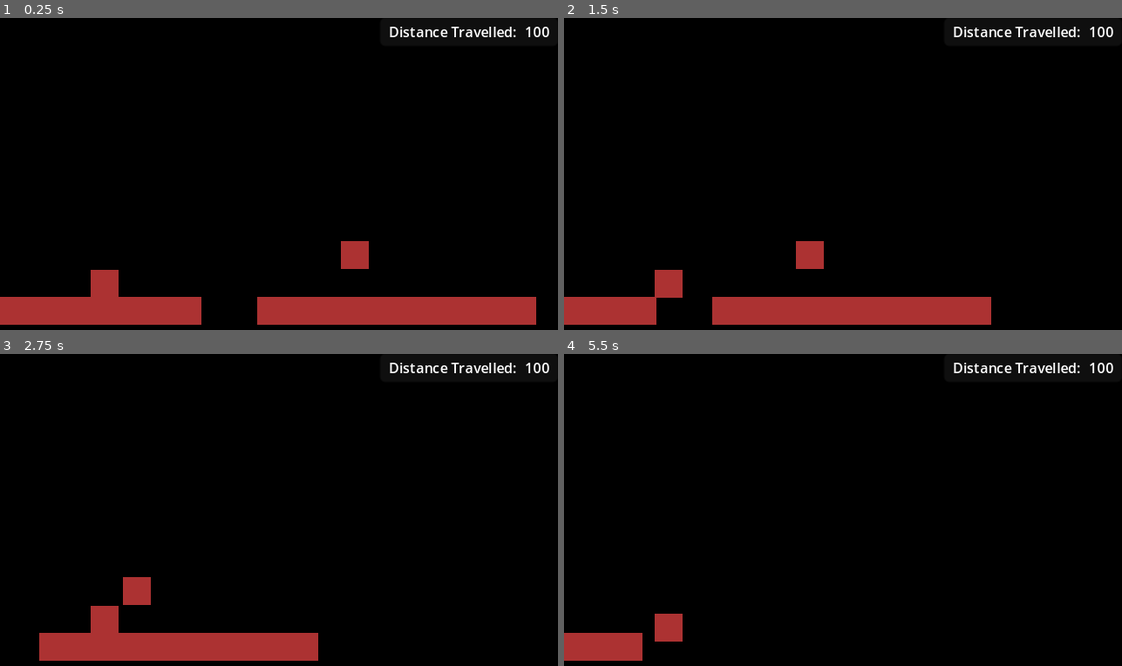
Above: before the commit, frames 1-4 (two rows, left to right).
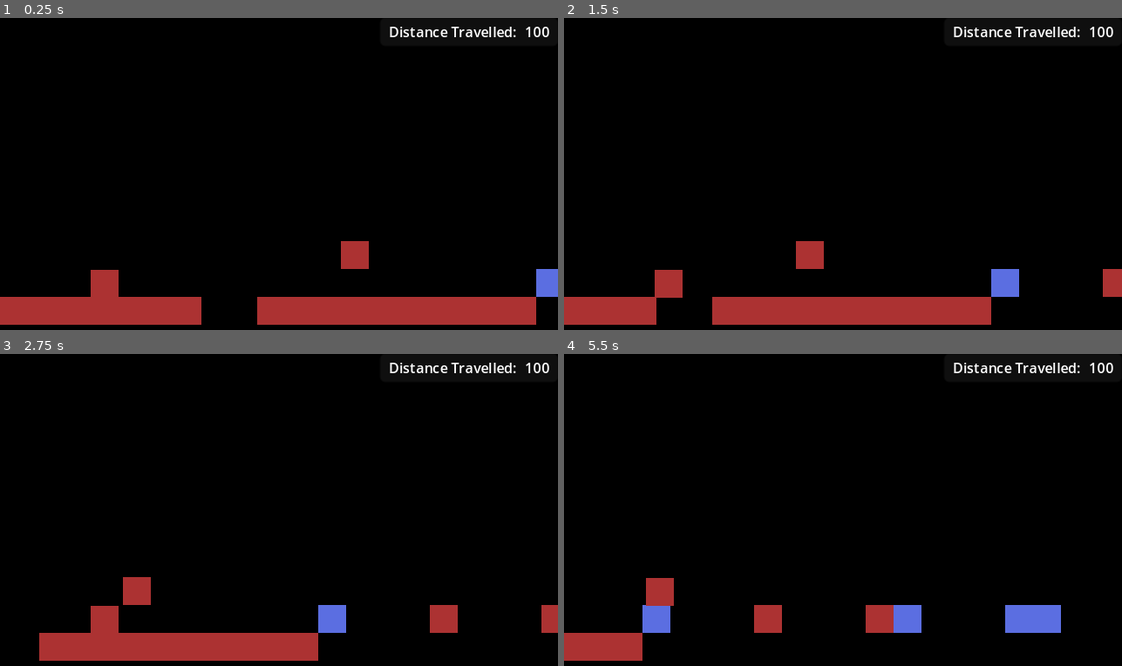
Above: after the commit, the same moments.

Repository: AtlasWongy/pain_dora_the_game
Game: Godot game, scene res://Scenes/main.tscn
Same seed, same stepped clock (60 frames per second), same inputs: the game is played once before the commit and once after it. The engine's default icon, where the game draws it, is replaced by a stand-in: a white triangle on a blue panel in a dark square.
Inputs:
- Up to frame 1 (0.25 s): no input
- Up to frame 2 (1.5 s): tap Enter (ui_accept) at 0.5, 0.77 s; hold Left (change_color) 0.53-1.28 s; hold D (movement_right) from 0.53 s (still down); tap Left (change_color) at 1.35 s
- Up to frame 3 (2.75 s): tap Enter (ui_accept) at 1.52 s; release D (movement_right) at 2.03 s; hold A (movement_left) from 2.03 s (still down); hold Left (change_color) from 2.03 s (still down)
- Up to frame 4 (5.5 s): release A (movement_left) at 2.78 s; release Left (change_color) at 2.78 s; hold D (movement_right) 2.78-4.28 s; tap Left (change_color) at 2.85, 4.35 s; tap Enter (ui_accept) at 3.02, 3.77, 4.52 s; hold Left (change_color) 3.53-4.28 s; hold A (movement_left) 4.28-5.03 s; hold D (movement_right) from 5.03 s (still down); hold Left (change_color) from 5.03 s (still down)

The runs differ from the first frame. In frame 1, 0.3% of the frame differs, in the area x 96-100%, y 80-90%; in frame 2, 0.8%; in frame 3, 1.2%; in frame 4, 3.4%, in the area x 14-90%, y 71-93%.
Error before the commit: Cannot call method 'reparent' on a null value. (res://Scenes/platform_handler.gd:23)

Commit message:
Refactor Platform Generation

Diff:
--- a/paindora/Platforms/platform_generator.tscn
+++ b/paindora/Platforms/platform_generator.tscn
@@ -1,9 +1,19 @@
-[gd_scene load_steps=3 format=3 uid="uid://bom8rb8452xbf"]
+[gd_scene load_steps=5 format=3 uid="uid://bom8rb8452xbf"]
 
 [ext_resource type="Script" path="res://Platforms/platform_generator_new.gd" id="1_5md47"]
+[ext_resource type="Script" path="res://Platforms/Tile/tile.gd" id="2_trkmh"]
 [ext_resource type="PackedScene" uid="uid://cekli5y6ki46h" path="res://Platforms/platform.tscn" id="3_h84em"]
 
-[node name="PlatformGenerator" type="Node2D"]
+[sub_resource type="Resource" id="Resource_gxtnu"]
+script = ExtResource("2_trkmh")
+height_changed = false
+is_skipped = false
+tile_pos = Vector2i(0, 9)
+tile_color = Vector2i(5, 0)
+
+[node name="PlatformGenerator" type="Node2D" node_paths=PackedStringArray("platform")]
 script = ExtResource("1_5md47")
+platform = NodePath("Platform")
+tile = SubResource("Resource_gxtnu")
 
 [node name="Platform" parent="." instance=ExtResource("3_h84em")]
--- a/paindora/Platforms/platform_generator_new.gd
+++ b/paindora/Platforms/platform_generator_new.gd
@@ -29,9 +29,8 @@
 
 func generate_platform() -> Platform:
 	for pos_x in range(0, 20):
-		continue
-	# Maybe try update tile properties first
-	# Then build the tile
+		update_tile_properties(tile, pos_x)
+		build_tile(tile)
 	return platform
 
 func build_tile(current_tile: Tile) -> void:
@@ -39,8 +38,60 @@
 		tile_absent_counter = 0
 		platform.set_cell(current_tile.tile_pos, 1, current_tile.tile_color, 0)
 
-func update_tile_properties(current_tile: Tile, x_coord: int) -> void:
-	pass
+func update_tile_properties(current_tile: Tile, x_coords: int) -> Tile:
+	print("tile absent counter: ", tile_absent_counter)
+	if tile_absent_counter == max_tile_gap:
+		current_tile.height_changed = false
+		current_tile.is_skipped = false
+		current_tile.tile_pos = Vector2i(x_coords, current_tile.tile_pos.y)
+		current_tile.tile_color = change_tile_color()
+		return current_tile
+	else:
+		if check_tile_should_skip():
+			current_tile.is_skipped = true
+			return current_tile
+		else:
+			current_tile.height_changed = false
+			current_tile.is_skipped = false
+			current_tile.tile_pos = Vector2i(x_coords, current_tile.tile_pos.y)
+			current_tile.tile_color = change_tile_color()
+			return current_tile
+	return current_tile
+
+func check_tile_should_skip() -> bool:
+	if tile_absent_counter < min_tile_gap and tile_absent_counter != 0:
+		tile_absent_counter += 1
+		return true
+	else:
+		var rng: RandomNumberGenerator = RandomNumberGenerator.new()
+		var skip_tile_weights: PackedFloat32Array = PackedFloat32Array([0.65, 0.35])
+		var is_tile_skipped: Array = [true, false]
+		if is_tile_skipped[rng.rand_weighted(skip_tile_weights)] == true:
+			tile_absent_counter += 1
+			return true
+		else:
+			return false
+
+func change_tile_color() -> Vector2i:
+	var rng: RandomNumberGenerator = RandomNumberGenerator.new()
+	var new_tile_color: Vector2i = atlas_tile_coordinates[rng.rand_weighted(color_weights)]
+	adjust_tile_color_weights()
+	return new_tile_color
+
+func adjust_tile_color_weights() -> void:
+	var max_val: float = 0.0
+
+	for weight in color_weights:
+		if max_val < weight:
+			max_val = weight
+
+	var max_val_idx: int = color_weights.find(max_val)
+
+	for i in range(0, color_weights.size(), 1):
+		if i == max_val_idx:
+			color_weights[i] -= 0.10
+		else:
+			color_weights[i] += 0.05
 
 #extends Node
 #class_name PlatformGenerator
@@ -114,7 +165,7 @@
 			#return false
 	#else:
 		#return false
-		#
+
 #func change_tile_color() -> Vector2i:
 	#var rng: RandomNumberGenerator = RandomNumberGenerator.new()
 	#var new_tile_color: Vector2i = atlas_tile_coordinates[rng.rand_weighted(color_weights)]
